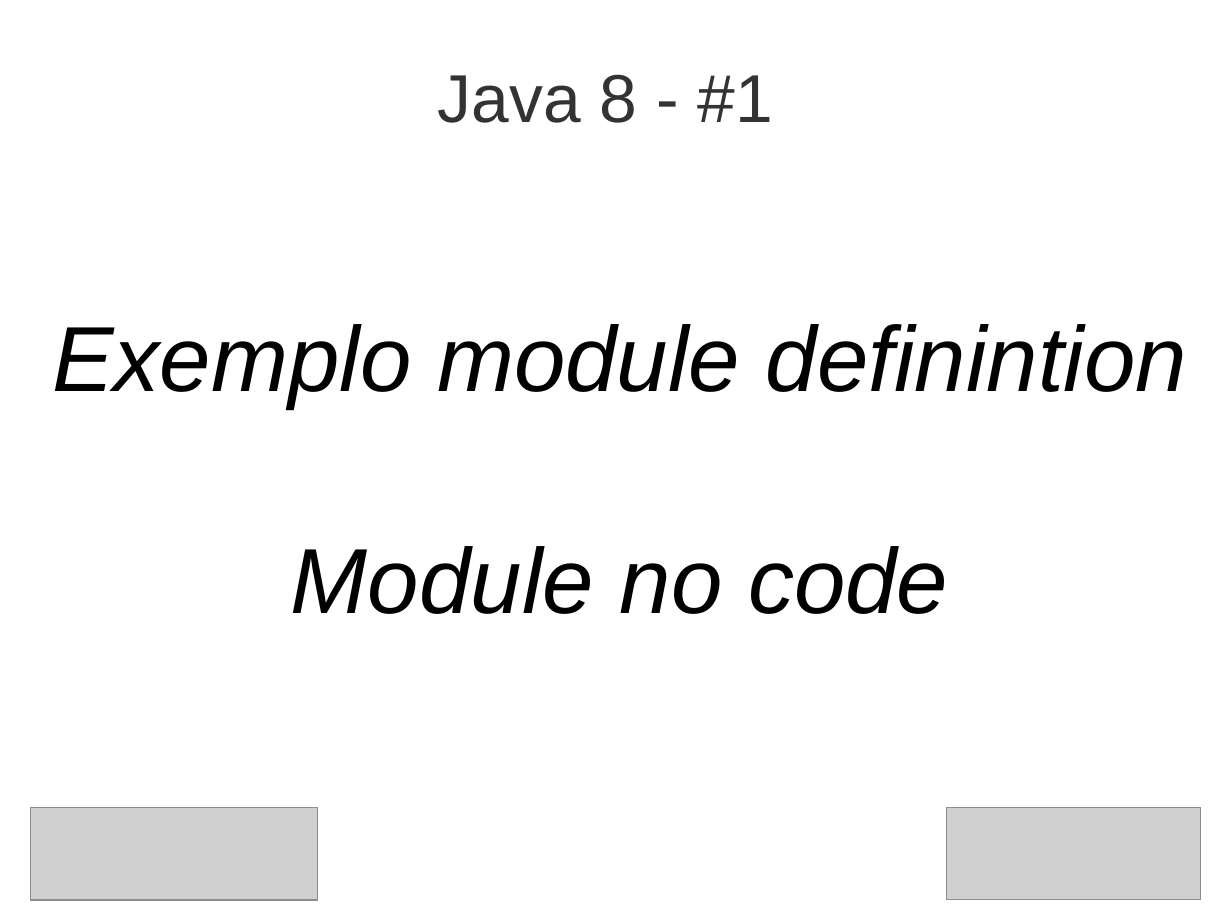
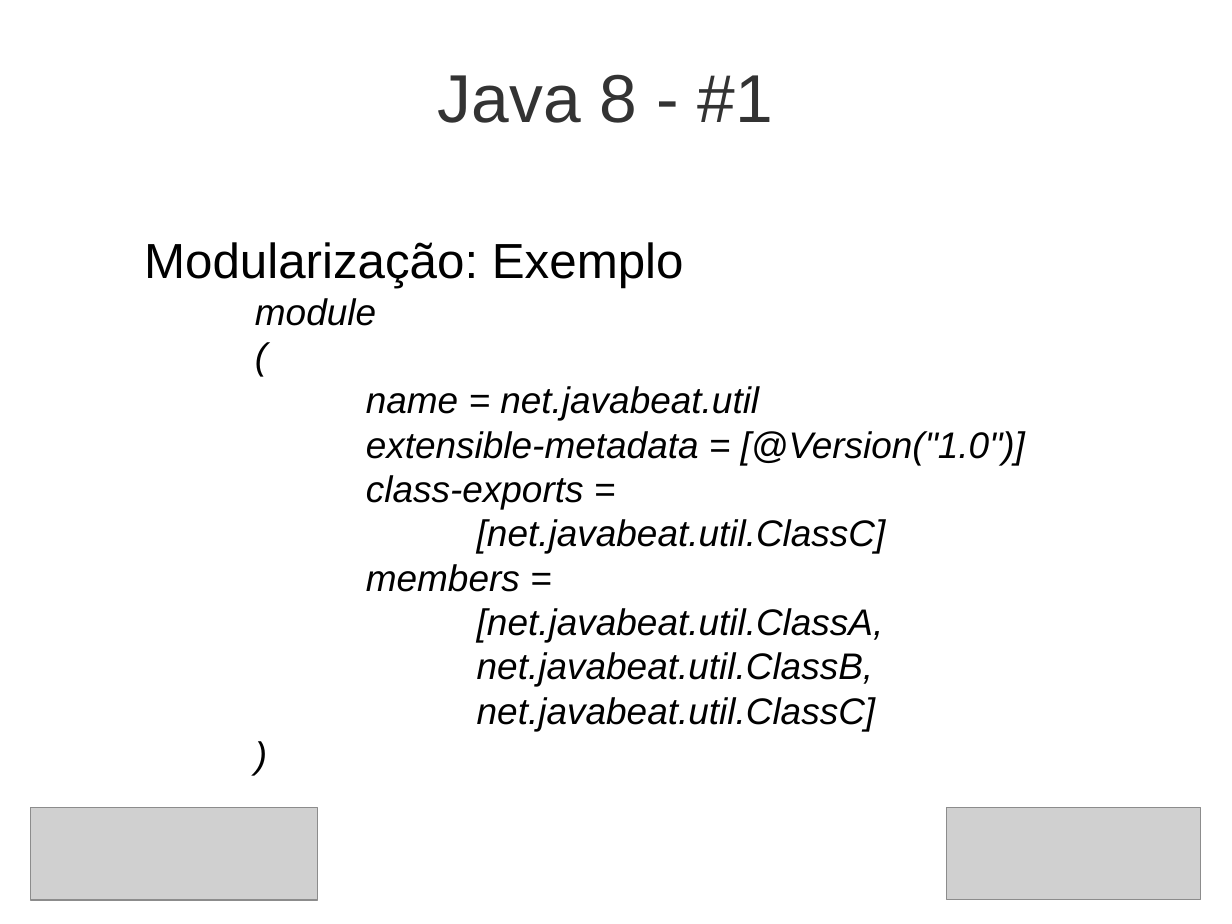
Before and after one commit to steppat/caelumday, a slide deck: slide 35 of caelumday2011.odp. Drawn at 1232x924 pixels with LibreOffice and Linux fonts; fonts in the diff are those of the drawing; grey boxes stand for pictures; background and template pictures are left out. Boxes give left, top, right and bottom in pixels: in the first picture for what was removed or moved away, otherwise in the second. Text is boxed around its words. In the diff, an @@ line names an element or a change of style, - is before the commit and + after.

```diff
--- a/caelumday2011.odp
+++ b/caelumday2011.odp
@@ text at (x1=144, y1=242, x2=1025, y2=731): text changed; size 60 to 24 pt @@
-Exemplo module definintion
-Module no code
+Modularização: Exemplo
+module
+(
+name = net.javabeat.util
+extensible-metadata = [@Version("1.0")]
+class-exports =
+[net.javabeat.util.ClassC]
+members =
+[net.javabeat.util.ClassA,
+net.javabeat.util.ClassB,
+net.javabeat.util.ClassC]
+)
```
Also in this commit, not shown: 1 other slide changed, 1 slide added, 1 slide removed.
